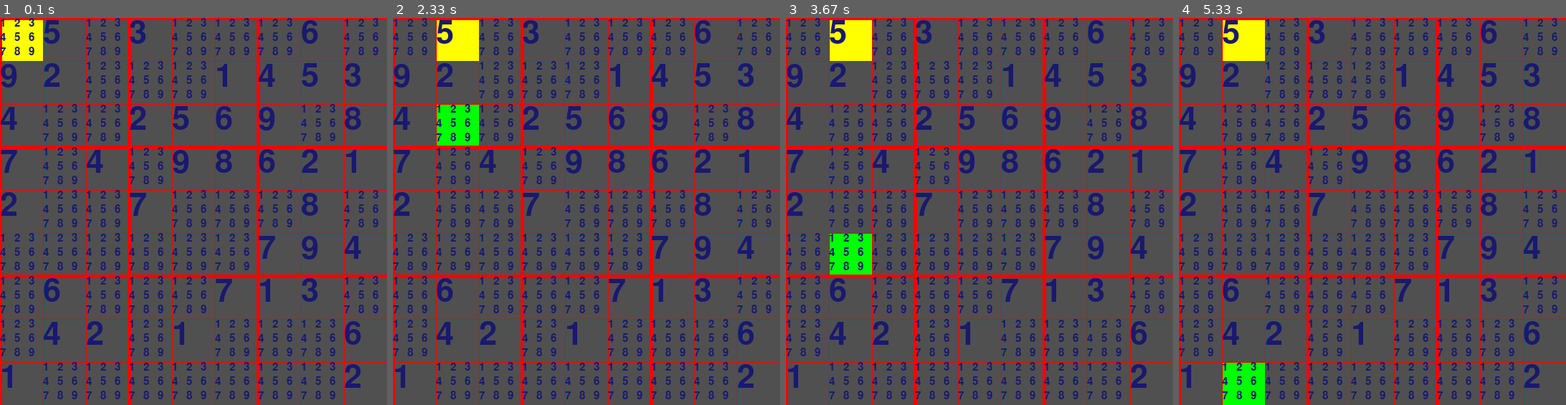
Above: before the commit, frames 1-4 (left to right).
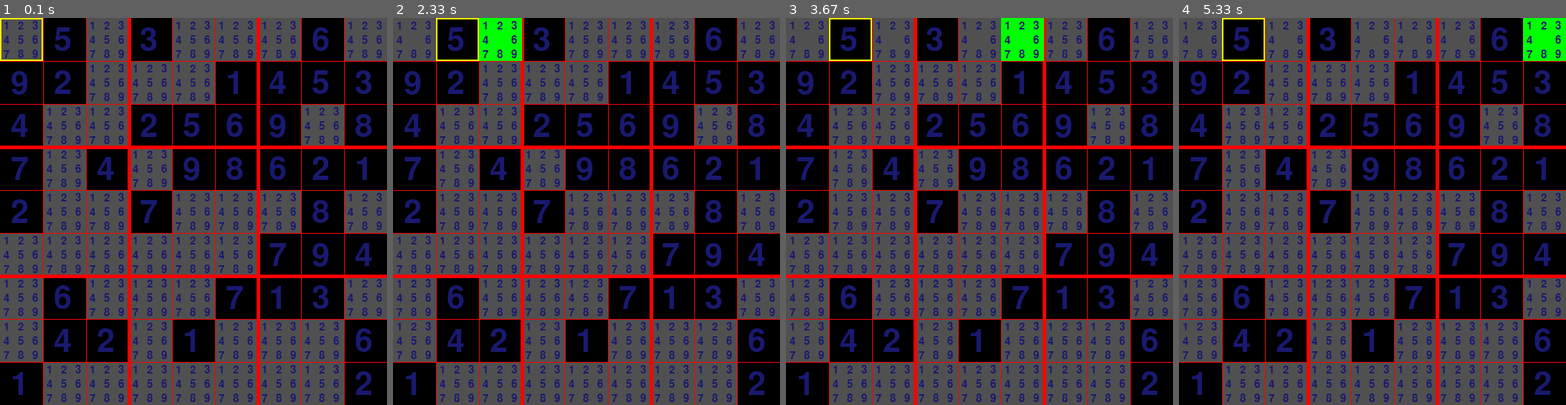
Above: after the commit, the same moments.

Repository: bobbarnes1981/PyGameSudoku
Game: pygame game, started from sudoku/__main__.py
Same seed, same stepped clock (60 frames per second), same inputs: the game is played once before the commit and once after it.
Inputs:
- Up to frame 1 (0.1 s): no input
- Up to frame 2 (2.33 s): tap Enter at 0.33 s
- Up to frame 3 (3.67 s): no input
- Up to frame 4 (5.33 s): no input

The runs differ from the first frame. In frame 1, 56% of the frame differs, in the area x 0-100%, y 0-100%; in frame 2, 57%; in frame 3, 57%; in frame 4, 57%.

Commit message:
Implement row/col/subgrid checking

Diff:
--- a/sudoku/__main__.py
+++ b/sudoku/__main__.py
@@ -1,12 +1,20 @@
+import logging
 import pygame
 import time
 from pygame.locals import *
 
+logging.basicConfig(level=logging.INFO)
+
 cell_width = 20
 cell_height = 20
-BACK_COL = (80,80,80)
-TEXT_COL = (25,25,112)
+COL_BACK = (0,0,0)
+COL_TEXT = (25,25,112)
+COL_YELLOW = (255,255,0)
 DELAY = 0.5
+CELL_THICKNESS = 1
+GRID_THICKNESS = 5
+
+# TODO: incorporate cell wall thickness into render
 
 TEST_DATA = [
     [0,5,0,3,0,0,0,6,0],
@@ -24,119 +32,204 @@
     def __init__(self):
         self._running = True
         self._display_surf = None
-        self._size = self.width, self.height = cell_width*9*3, cell_height*9*3
+        self._size = ((cell_width*9*3), (cell_height*9*3))
         self._grid = Grid()
         self._time = time.time()
         self._counter = 0
         self._checking = "ROW"
         self._counter_row = -1
         self._counter_col = -1
+        self._counter_sub_row = -1
+        self._counter_sub_col = -1
         self._check_cell_row = 0
         self._check_cell_col = 0
+        self._render_check = True
+        logging.info('Loading grid')
         for row in range(0, 9):
             for col in range(0, 9):
                 if TEST_DATA[row][col] != 0:
                     self._grid.set(row, col, TEST_DATA[row][col])
-#                    self._grid.check(row, col)
-
     def on_init(self):
         pygame.init()
         self._display_surf = pygame.display.set_mode(self._size, pygame.HWSURFACE | pygame.DOUBLEBUF)
         self._running = True
         #self.font = pygame.font.SysFont('courier.ttf', 72)
         font_name = pygame.font.get_default_font()
-        print("System font: {0}".format(font_name))
+        logging.info("System font: {0}".format(font_name))
         self.font_s = pygame.font.SysFont(None, 22)
         self.font_l = pygame.font.SysFont(None, 66)
     def on_event(self, event):
         if event.type == pygame.QUIT:
             self.running = False
+        elif event.type == pygame.KEYDOWN:
+            if event.key == 27:
+                self._running = False
+        else:
+            logging.debug(event)
     def on_loop(self, elapsed):
         self._counter+=elapsed
         if self._counter > DELAY:
-            self._counter = 0;
+            logging.info("tick")
+            self._counter = 0
             self.check_grid()
     def check_grid(self):
-        print(self._check_cell_row, self._check_cell_col)
+        logging.info('Check grid')
+        if self._grid.is_complete_grid():
+            return
         finished_check = self.check_cell()
+        logging.info('finished check {0}'.format(finished_check))
         if finished_check:
             self._check_cell_col+=1
+            logging.info('increment col')
             if self._check_cell_col >= 9:
                 self._check_cell_col = 0
                 self._check_cell_row+=1
+                logging.info('increment row')
                 if self._check_cell_row >= 9:
                     self._check_cell_row = 0
     def check_cell(self):
-        if not self._grid.is_complete(self._check_cell_row, self._check_cell_col):
+        logging.info('Check cell')
+        if not self._grid.is_complete_cell(self._check_cell_row, self._check_cell_col):
             return True
+        # col
+        if self._checking == "ROW":
+            logging.info('Check row')
+            self._render_check = True
+            if self._grid.is_complete_row(self._check_cell_row):
+                self._checking = "COL"
+                self._render_check = False
+                return False
+            self._counter_col += 1
+            if self._counter_col >= 9:
+                self._counter_col = -1
+                self._checking = "COL"
+            if self._check_cell_col != self._counter_col:
+                if not self._grid.is_complete_cell(self._check_cell_row, self._counter_col):
+                    self._grid.remove(self._check_cell_row, self._counter_col, self._grid.get(self._check_cell_row, self._check_cell_col))
         # row
-        if self._checking == "ROW":
+        if self._checking == "COL":
+            logging.info('Check col')
+            self._render_check = True
+            if self._grid.is_complete_col(self._check_cell_col):
+                self._checking = "SUB"
+                self._render_check = False
+                return False
             self._counter_row += 1
             if self._counter_row >= 9:
                 self._counter_row = -1
-                self._checking = "COL"
+                self._checking = "SUB"
             if self._check_cell_row != self._counter_row:
-                print("\tcheck {0}, count {1}".format(self._check_cell_row, self._counter_row))
-                print(self._grid.get(self._check_cell_row, self._check_cell_col))
-                if not self._grid.is_complete(self._counter_row, self._check_cell_col):
+                if not self._grid.is_complete_cell(self._counter_row, self._check_cell_col):
                     self._grid.remove(self._counter_row, self._check_cell_col, self._grid.get(self._check_cell_row, self._check_cell_col))
-        # col
-        if self._checking == "COL":
-            self._counter_col += 1
-            if self._counter_col >= 9:
-                self._counter_col = -1
-                self._checking = "SUB"
         # subgrid
         if self._checking == "SUB":
-            # todo: cycle cells,then return True
-            self._checking = "ROW"
-            return True
-        # completed
+            logging.info('Check sub')
+            self._render_check = True
+            if self._grid.is_complete_sub(self._check_cell_row, self._check_cell_col):
+                self._checking = "ROW"
+                self._render_check = False
+                # completed
+                return True
+            self._counter_sub_col += 1
+            if self._counter_sub_col >= 3:
+                self._counter_sub_col = -1
+                self._counter_sub_row += 1
+                if self._counter_sub_row >= 3:
+                    self._counter_sub_row = -1
+                    self._checking = "ROW"
+                    # completed
+                    return True
+            if self._counter_sub_col == -1:
+                self._counter_sub_col+=1
+            if self._counter_sub_row == -1:
+                self._counter_sub_row+=1
+            (row_val, col_val) = self.get_sub_vals()
+            if self._check_cell_row != row_val or self._check_cell_col != col_val:
+                if not self._grid.is_complete_cell(row_val, col_val):
+                    self._grid.remove(row_val, col_val, self._grid.get(self._check_cell_row, self._check_cell_col))
+        # not completed
         return False
+    def get_sub_vals(self):
+        col_offset = (self._check_cell_col // 3) * 3
+        row_offset = (self._check_cell_row // 3) * 3
+        col_val = col_offset + self._counter_sub_col
+        row_val = row_offset + self._counter_sub_row
+        return (row_val, col_val)
     def on_render(self):
-        self._display_surf.fill(BACK_COL)
-        self.draw_cell()
+        self._display_surf.fill(COL_BACK)
+        self.draw_cells()
+        self.draw_lines()
+        self.draw_check_cell()
         self.draw_checking()
-        self.draw_lines()
-        self.draw_grid()
+        self.draw_numbers()
         pygame.display.update()
-    def draw_cell(self):
+    def draw_check_cell(self):
         left = cell_width*3*self._check_cell_col
         top = cell_height*3*self._check_cell_row
         width = cell_width*3
         height = cell_height*3
-        pygame.draw.rect(self._display_surf, (255,255,0), (left, top, width, height), 0)
+        pygame.draw.rect(self._display_surf, COL_YELLOW, (left, top, width, height), 2)
     def draw_checking(self):
-        if self._checking == "ROW":
+        if not self._render_check:
+            return
+        if self._checking == "COL":
             left = cell_width*3*self._check_cell_col
             top = cell_height*3*self._counter_row
-        if self._checking == "COL":
+        if self._checking == "ROW":
             left = cell_width*3*self._counter_col
             top = cell_height*3*self._check_cell_row
+        if self._checking == "SUB":
+            (row_val, col_val) = self.get_sub_vals()
+            left = cell_width*3*col_val
+            top = cell_height*3*row_val
         width = cell_width*3
         height = cell_height*3
         pygame.draw.rect(self._display_surf, (0,255,0), (left, top, width, height), 0)
-
     def draw_lines(self):
-        for row in range(0, 9):
-            pygame.draw.line(self._display_surf, (255,0,0), (0,cell_height*3*row), (cell_width*9*3,cell_height*3*row), 5 if row % 3 == 0 else 1)
-            for col in range(0, 9):
-                pygame.draw.line(self._display_surf, (255,0,0), (cell_width*3*col, 0), (cell_width*3*col,cell_height*3*9), 5 if col % 3 == 0 else 1)
-    def draw_grid(self):
+        right = (cell_width*9*3)
+        bottom = (cell_height*3*9)
+        for row in range(1, 9):
+            v_line = (cell_height*3*row)
+            pygame.draw.line(self._display_surf, (255,0,0), (0,v_line), (right,v_line), GRID_THICKNESS if row % 3 == 0 else CELL_THICKNESS)
+            for col in range(1, 9):
+                h_line = (cell_width*3*col)
+                pygame.draw.line(self._display_surf, (255,0,0), (h_line, 0), (h_line,bottom), GRID_THICKNESS if col % 3 == 0 else CELL_THICKNESS)
+    def draw_numbers(self):
         for row in range(0, 9):
             for col in range(0, 9):
-                x = cell_width*3*col
-                y = cell_height*3*row
-                if self._grid.is_complete(row, col):
-                    img = self.font_l.render(str(self._grid.get(row, col)), True, TEXT_COL)
-                    self._display_surf.blit(img, (x, y))
-                else:
-                    count = 1
-                    for subrow in range(0, 3):
-                        for subcol in range(0, 3):
-                            img = self.font_s.render(str(count), True, TEXT_COL)
-                            self._display_surf.blit(img, (x+(subcol*cell_width), y+(subrow*cell_height)))
-                            count+=1
+                self.draw_number(row, col)
+    def draw_number(self, row, col):
+        x = (cell_width*3*col)
+        y = (cell_height*3*row)
+        if self._grid.is_complete_cell(row, col):
+            x += 15
+            y += 10
+            img = self.font_l.render(str(self._grid.get(row, col)), True, COL_TEXT)
+            self._display_surf.blit(img, (x, y))
+        else:
+            x += 5
+            y += 4
+            count = 1
+            for subrow in range(0, 3):
+                for subcol in range(0, 3):
+                    img = self.font_s.render(str(count if self._grid.has(row, col, count) else ' '), True, COL_TEXT)
+                    self._display_surf.blit(img, (x+(subcol*cell_width), y+(subrow*cell_height)))
+                    count+=1
+    def draw_cells(self):
+        for row in range(0, 9):
+            for col in range(0, 9):
+                self.draw_cell(row, col)
+            #exit()
+    def draw_cell(self, row, col):
+        if self._grid.is_complete_cell(row, col):
+            colour = (0,0,0)
+        else:
+            colour = (80,80,80)
+        left = (cell_width*3*(col))
+        top = (cell_height*3*(row))
+        width = cell_width*3
+        height = cell_height*3
+        pygame.draw.rect(self._display_surf, colour, (left, top, width, height), 0)
     def on_cleanup(self):
         pygame.quit()
     def on_execute(self):
@@ -160,36 +253,40 @@
             for col in range(0, 9):
                 self._cells[row].append([])
                 self._cells[row][col] = Cell()
-    def is_complete(self, row, col):
+    def is_complete_cell(self, row, col):
         return self._cells[row][col].is_complete()
+    def is_complete_row(self, row):
+        for i in range(0, 9):
+            if not self._cells[row][i].is_complete():
+                return False
+        return True
+    def is_complete_col(self, col):
+        for i in range(0, 9):
+            if not self._cells[i][col].is_complete():
+                return False
+        return True
+    def is_complete_sub(self, row, col):
+        col_offset = (col // 3) * 3
+        row_offset = (row // 3) * 3
+        for r in range(0, 3):
+            for c in range(0, 3):
+                if not self._cells[row_offset+r][col_offset+c].is_complete():
+                    return False
+        return True
+    def is_complete_grid(self):
+        for r in range(0, 9):
+            for c in range(0, 9):
+                if not self._cells[r][c].is_complete():
+                    return False
+        return True
+    def has(self, row, col, val):
+        return self._cells[row][col].has(val)
     def set(self, row, col, val):
         self._cells[row][col].set(val)
     def get(self, row, col):
         return self._cells[row][col].get()
     def remove(self, row, col, val):
         self._cells[row][col].remove(val)
-#    def check(self, row, col):
-#        val = self._cells[row][col].get()
-#        self.check_row(row, col, val)
-#        self.check_col(row, col, val)
-#        self.check_subgrid(row, col, val)
-#    def check_row(self, row, col, val):
-#        for c in range(0, 9):
-#            if c != col:
-#                self._cells[row][c].remove(val)
-#    def check_col(self, row, col, val):
-#        for r in range(0, 9):
-#            if r != row:
-#                self._cells[r][col].remove(val)
-#    def check_subgrid(self, row, col, val):
-#        r_min = (row % 3) * 3
-#        r_max = r_min + 3
-#        c_min = (col % 3) * 3
-#        c_max = c_min + 3
-#        for r in range(r_min, r_max):
-#            for c in range(c_min, c_max):
-#                if r != row or c != col:
-#                    self._cells[r][c].remove(val)
 class Cell(object):
     def __init__(self):
         self._numbers = []
@@ -197,30 +294,26 @@
             self._numbers.append(True)
     def is_complete(self):
         return self._numbers.count(True) == 1
+    def has(self, val):
+        if val not in range(1, 10):
+            raise Exception("invalid val {0}".format(val))
+        return self._numbers[val-1]
     def set(self, val):
-        count = 1
+        if val not in range(1, 10):
+            raise Exception("invalid val {0}".format(val))
         for i in range(0, 9):
-            if count != val:
+            if i == val-1:
+                self._numbers[i] = True
+            else:
                 self._numbers[i] = False
-            else:
-                self._numbers[i] = True
-            count+=1
     def get(self):
         if not self.is_complete():
             return 0
-        count = 1
-        for i in range(0, 9):
-            if self._numbers[i] == True:
-                return count
-            count+=1
-        return -1
+        return self._numbers.index(True)+1
     def remove(self, val):
-        count = 1
-        for i in range(0, 9):
-            if count == val:
-                self._numbers[i] = False
-                break
-            count+=1
+        if val not in range(1, 10):
+            raise Exception("invalid val {0}".format(val))
+        self._numbers[val-1] = False
 
 if __name__ == '__main__':
     a = App()
